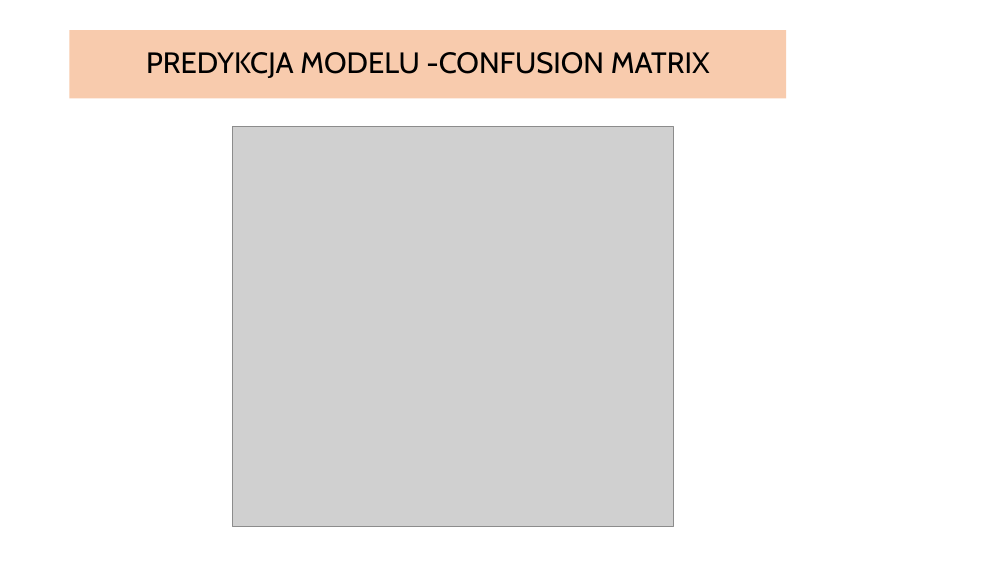
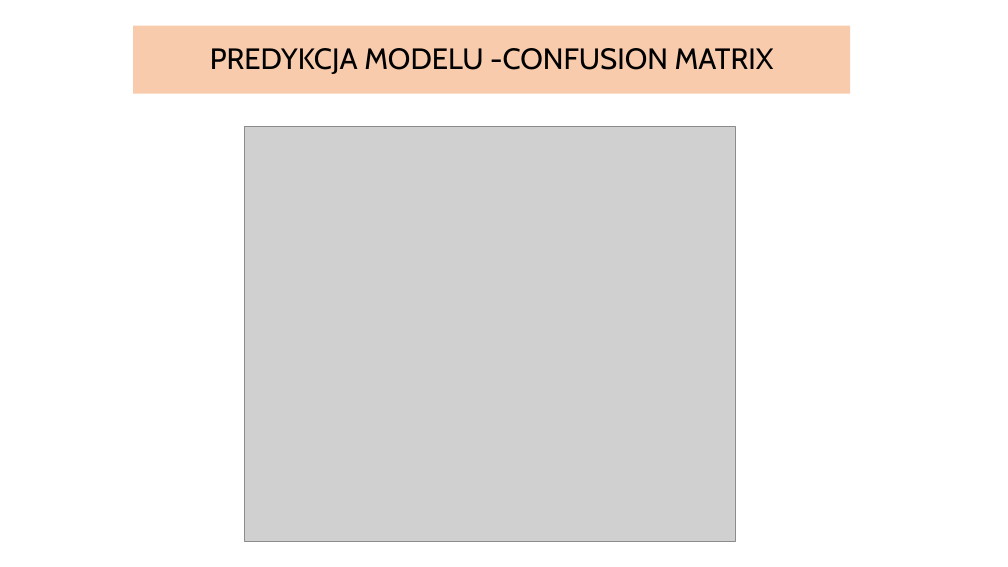
Before and after one commit to infoshareacademy/jdszr7-code-breakers, a slide deck: slide 13 of projekt_dl/SIGN LANGAUGE MNIST.pptx. Drawn at 1008x567 pixels with LibreOffice and Linux fonts; fonts in the diff are those of the drawing; grey boxes stand for pictures. Boxes give left, top, right and bottom in pixels: in the first picture for what was removed or moved away, otherwise in the second. Text is boxed around its words. In the diff, an @@ line names an element or a change of style, - is before the commit and + after.

Commit message:
poprawki labele wykresy confusion matrix

```diff
--- a/projekt_dl/SIGN LANGAUGE MNIST.pptx
+++ b/projekt_dl/SIGN LANGAUGE MNIST.pptx
@@ title "PREDYKCJA MODELU -CONFUSION MATRIX": place and size @@
-title "PREDYKCJA MODELU -CONFUSION MATRIX" at bbox=[70, 30, 786, 98]
+title "PREDYKCJA MODELU -CONFUSION MATRIX" at bbox=[133, 26, 850, 94]
@@ picture: place and size @@
-picture at bbox=[232, 127, 674, 527]
+picture at bbox=[245, 127, 736, 542]
```
Also in this commit, not shown: 2 other slides changed, 1 other file.
